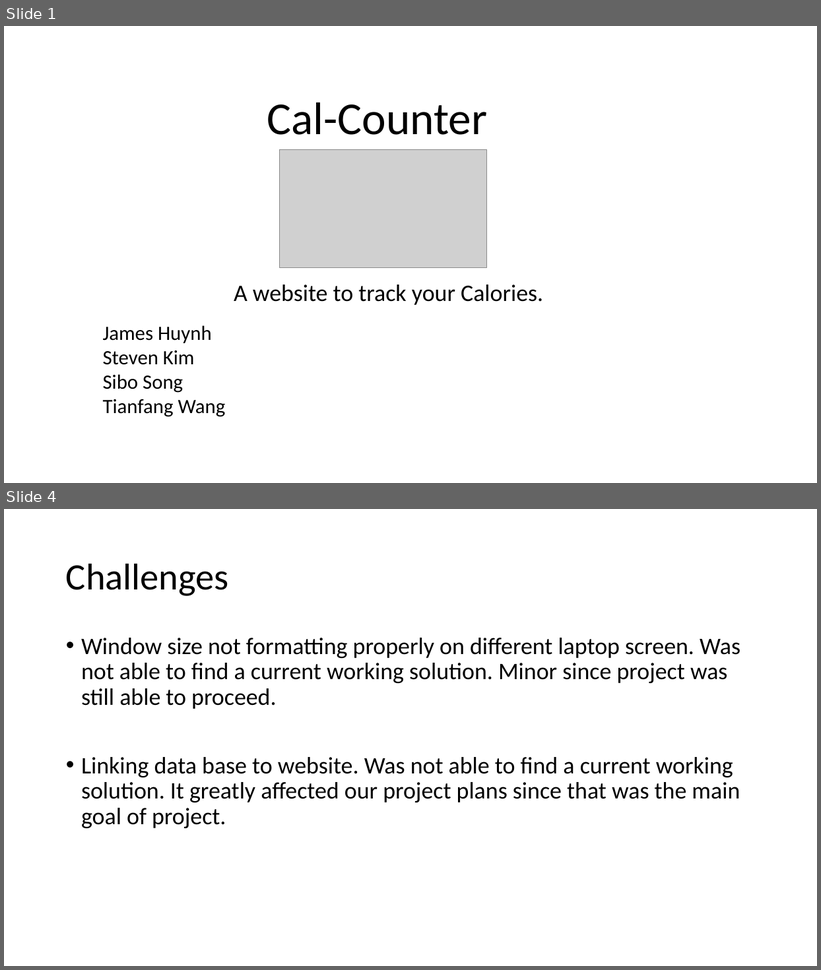
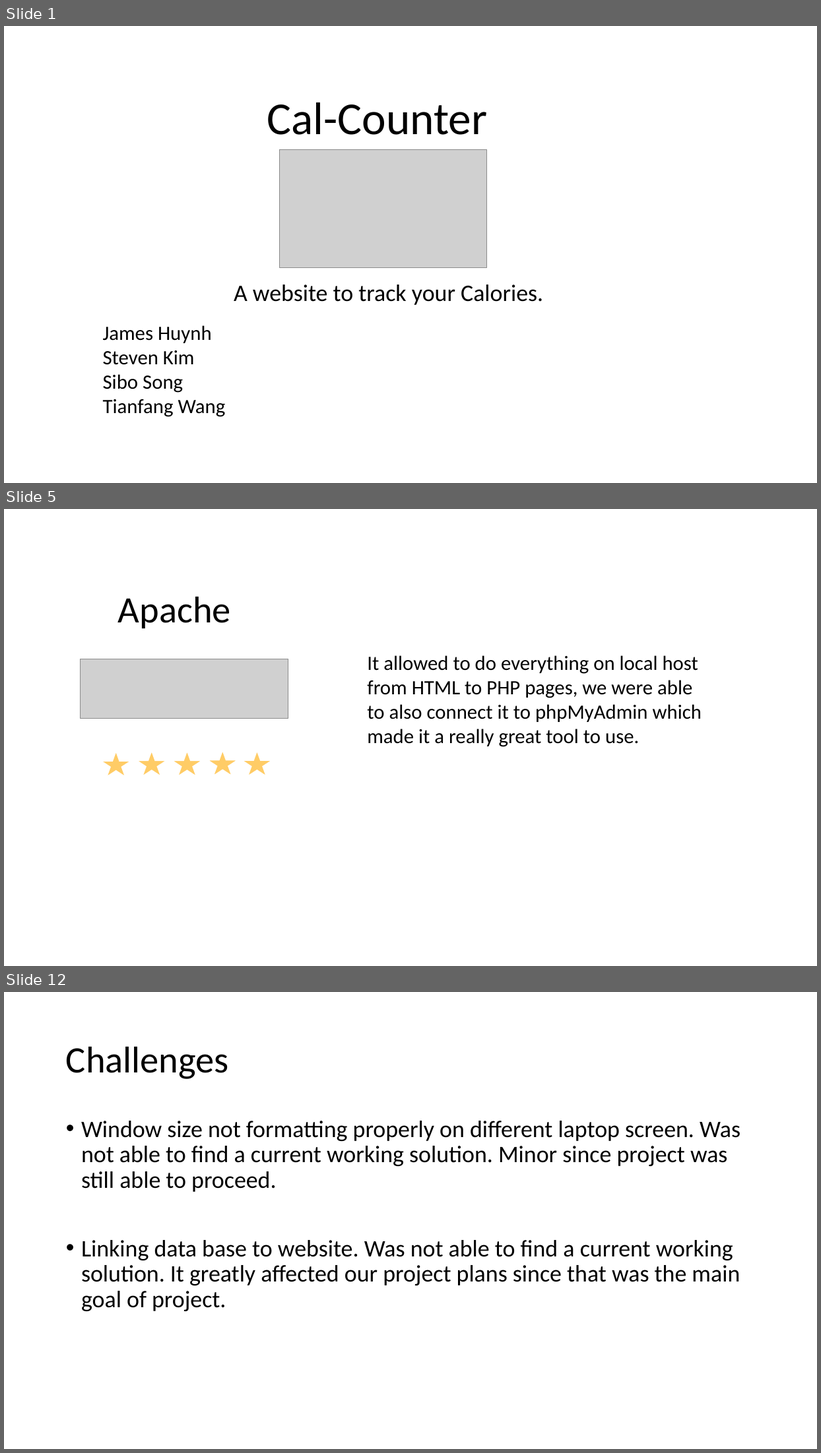
Before and after one commit to stki9539/Calorie-Website, a slide deck: ppt2.pptx. Shown one above the other, each under a label of ours: slides 1 and 4 before the commit, slides 1, 5 and 12 after it; the slides between them are not shown. The pictures are 821x970 and 821x1453 pixels, drawn with LibreOffice and Linux fonts; fonts in the diff are those of the drawing; grey boxes stand for pictures; background and template pictures are left out. Boxes give left, top, right and bottom in pixels: in the first picture for what was removed or moved away, otherwise in the second. Text is boxed around its words. In the diff, an @@ line names an element or a change of style, - is before the commit and + after.

```diff
--- a/ppt2.pptx
+++ b/ppt2.pptx
@@ slide 5 added at (4,509,817,966), background picture (left out) @@
@@ text added at (118,596,231,628), 44 pt, text #000000 @@
+Apache
@@ picture added at (81,659,288,718) @@
@@ text added at (367,656,702,747), 24 pt, text #000000 @@
+It allowed to do everything on local host from HTML to PHP pages, we were able to also connect it to phpMyAdmin which made it a really great tool to use.
@@ star added at (100,751,131,778), fill #FFCC66, outline #FFFFFF 1.5 pt @@
@@ star added at (137,751,168,777), fill #FFCC66, outline #FFFFFF 1.5 pt @@
@@ star added at (172,751,203,777), fill #FFCC66, outline #FFFFFF 1.5 pt @@
@@ star added at (207,750,238,776), fill #FFCC66, outline #FFFFFF 1.5 pt @@
@@ star added at (242,751,273,777), fill #FFCC66, outline #FFFFFF 1.5 pt @@
@@ what was slide 4 is now slide 12 @@
```
Also in this commit, not shown: 2 slides changed, 8 other slides added.
